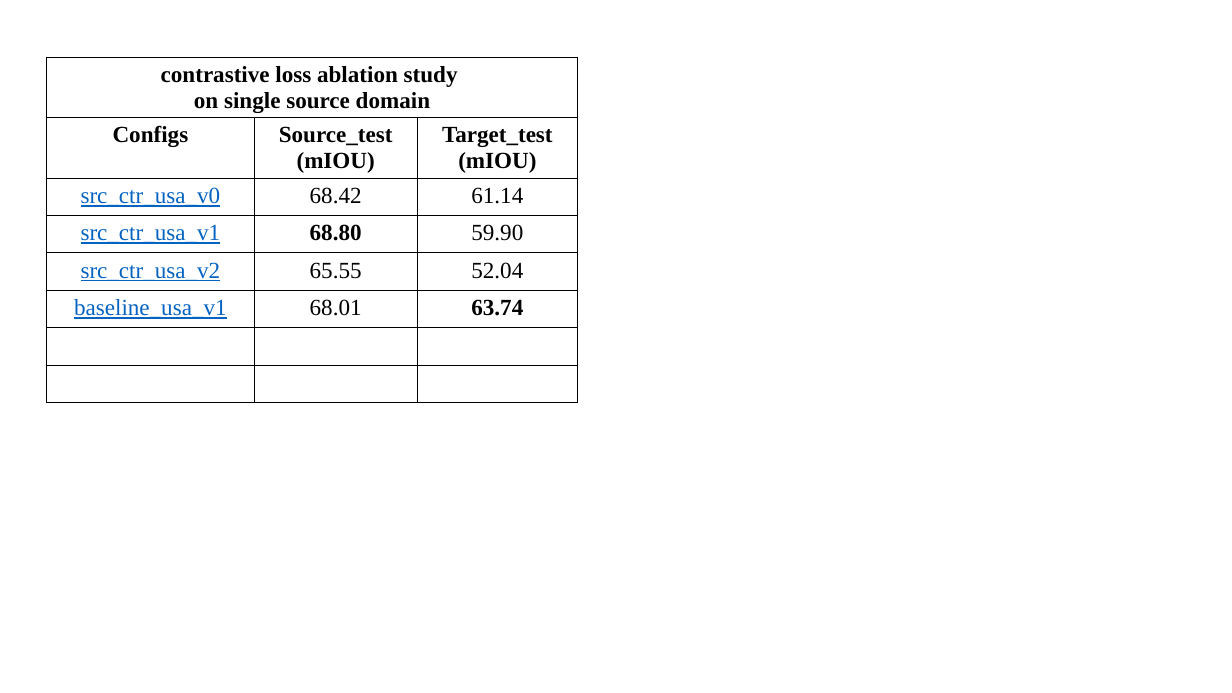
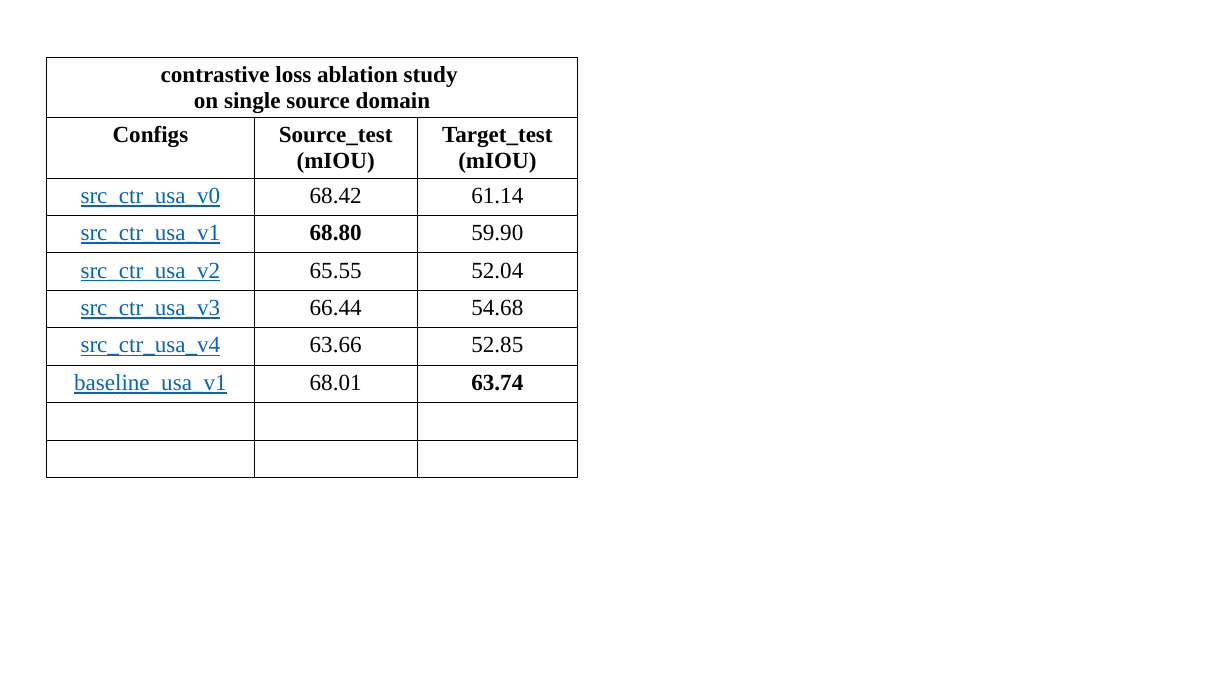
Before and after one commit to XYHC-MMDA/Multi-modal-Multi-task-DA, a slide deck: slide 6 of demo/latest.pptx (slide 5 before the commit). Drawn at 1232x693 pixels with LibreOffice and Linux fonts; fonts in the diff are those of the drawing. Boxes give left, top, right and bottom in pixels: in the first picture for what was removed or moved away, otherwise in the second. Text is boxed around its words. In the diff, an @@ line names an element or a change of style, - is before the commit and + after.

```diff
--- a/demo/latest.pptx
+++ b/demo/latest.pptx
@@ table at [46, 57, 578, 486] @@
+row 6: src_ctr_usa_v3 | 66.44 | 54.68
+row 7: src_ctr_usa_v4 | 63.66 | 52.85
```
Also in this commit, not shown: 5 slides added, 2 other files.
